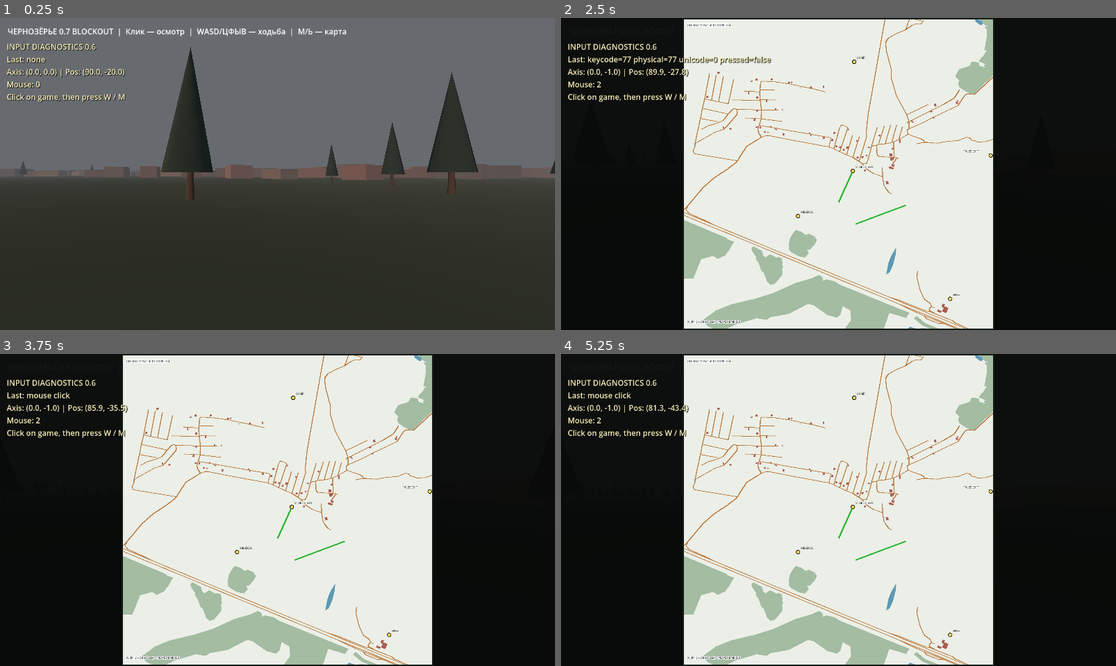
Above: before the commit, frames 1-4 (two rows, left to right).
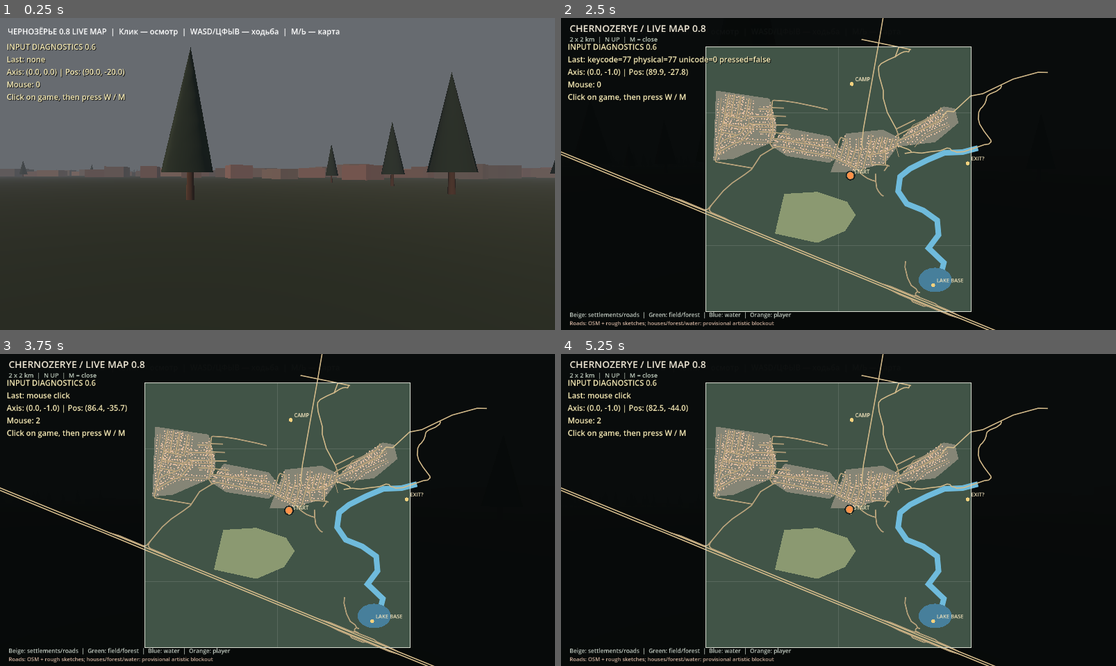
Above: after the commit, the same moments.

Repository: blacklambcult/chernozerye
Game: Godot game, scene res://main.tscn
Two runs of this game, one before a commit and one after it. Both use one fixed random seed, a clock stepped at 60 frames per second and the inputs below.
Inputs (mouse positions are in pixels of both pictures, inside the frame that each line leads up to):
- Up to frame 1 (0.25 s): no input
- Up to frame 2 (2.5 s): tap Enter at 0.5 s; move the mouse to (960, 158) at 0.52 s; hold D 0.53-1.28 s; tap M at 0.6, 1.35, 2.3 s; click (960, 158) at 0.67 s; tap Space at 0.77, 1.25, 1.52 s; move the mouse to (810, 174) at 1.27 s; hold W from 1.28 s (still down); click (810, 174) at 1.42 s; move the mouse to (849, 167) at 2.02 s; hold Shift from 2.03 s (still down); click (849, 167) at 2.17 s
- Up to frame 3 (3.75 s): keep holding W; move the mouse to (271, 516) at 2.77 s; release Shift at 2.78 s; tap M at 2.85, 3.6 s; click (271, 516) at 2.92 s; tap Space at 3.02 s; move the mouse to (316, 513) at 3.52 s; click (316, 513) at 3.67 s
- Up to frame 4 (5.25 s): keep holding W; tap Space at 3.77, 4.52 s; move the mouse to (794, 506) at 4.27 s; tap Shift at 4.35 s; click (794, 506) at 4.42 s; tap M at 4.55, 5.1 s; move the mouse to (844, 510) at 5.02 s; click (844, 510) at 5.17 s

The runs differ from the first frame. In frame 1, 0.6% of the frame differs, in the area x 11-63%, y 3-7%; in frame 2, 56%; in frame 3, 56%; in frame 4, 56%, in the area x 0-88%, y 0-100%.

Commit message:
feat: replace outdated static map with real-time overhead map and player marker

Diff:
--- a/godot/world.gd
+++ b/godot/world.gd
@@ -140,7 +140,7 @@
 func _create_label() -> void:
     var layer := CanvasLayer.new()
     var label := Label.new()
-    label.text = "ЧЕРНОЗЁРЬЕ 0.7 BLOCKOUT  |  Клик — осмотр  |  WASD/ЦФЫВ — ходьба  |  M/Ь — карта"
+    label.text = "ЧЕРНОЗЁРЬЕ 0.8 LIVE MAP  |  Клик — осмотр  |  WASD/ЦФЫВ — ходьба  |  M/Ь — карта"
     label.position = Vector2(16, 16)
     layer.add_child(label)
     add_child(layer)
@@ -292,23 +292,27 @@
     marker.add_child(label3d)
 
 var overview_layer: CanvasLayer
+var map_panel: Control
+
 func _create_overview_map() -> void:
     overview_layer = CanvasLayer.new()
     overview_layer.layer = 15
     overview_layer.visible = false
     add_child(overview_layer)
-    var backdrop := ColorRect.new()
-    backdrop.color = Color(0.025, 0.035, 0.03, 0.94)
-    backdrop.set_anchors_and_offsets_preset(Control.PRESET_FULL_RECT)
-    overview_layer.add_child(backdrop)
-    var panel := TextureRect.new()
-    panel.texture = load("res://map_overview.png")
-    panel.expand_mode = TextureRect.EXPAND_IGNORE_SIZE
-    panel.stretch_mode = TextureRect.STRETCH_KEEP_ASPECT_CENTERED
-    panel.set_anchors_and_offsets_preset(Control.PRESET_FULL_RECT)
-    overview_layer.add_child(panel)
+    map_panel = Control.new()
+    map_panel.set_script(preload("res://live_map_v08.gd"))
+    overview_layer.add_child(map_panel)
+    var source := JSON.parse_string(FileAccess.get_file_as_string(MAP_FILE))
+    var features: Array = []
+    if source is Dictionary:
+        features = source.get("features", [])
+    map_panel.initialize(self, get_node("GeographyBlockoutV07"), get_node("Player"), features)
+    map_panel.set_anchors_and_offsets_preset(Control.PRESET_FULL_RECT)
 
 func _input(event: InputEvent) -> void:
-    if event is InputEventKey and event.pressed and not event.echo and event.physical_keycode == KEY_M:
-        overview_layer.visible = not overview_layer.visible
-        get_viewport().set_input_as_handled()
+    if event is InputEventKey and event.pressed and not event.echo:
+        if event.physical_keycode == KEY_M or event.keycode == KEY_M or (event.unicode != 0 and char(event.unicode).to_lower() == "ь"):
+            overview_layer.visible = not overview_layer.visible
+            if overview_layer.visible:
+                Input.mouse_mode = Input.MOUSE_MODE_VISIBLE
+            get_viewport().set_input_as_handled()
